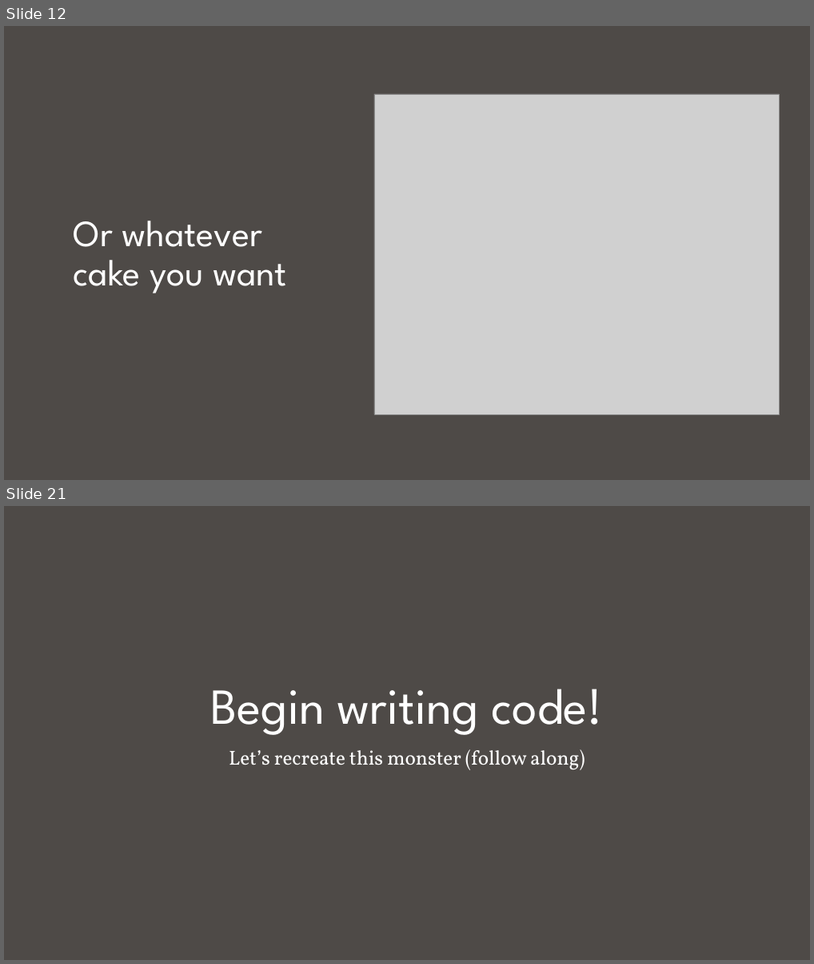
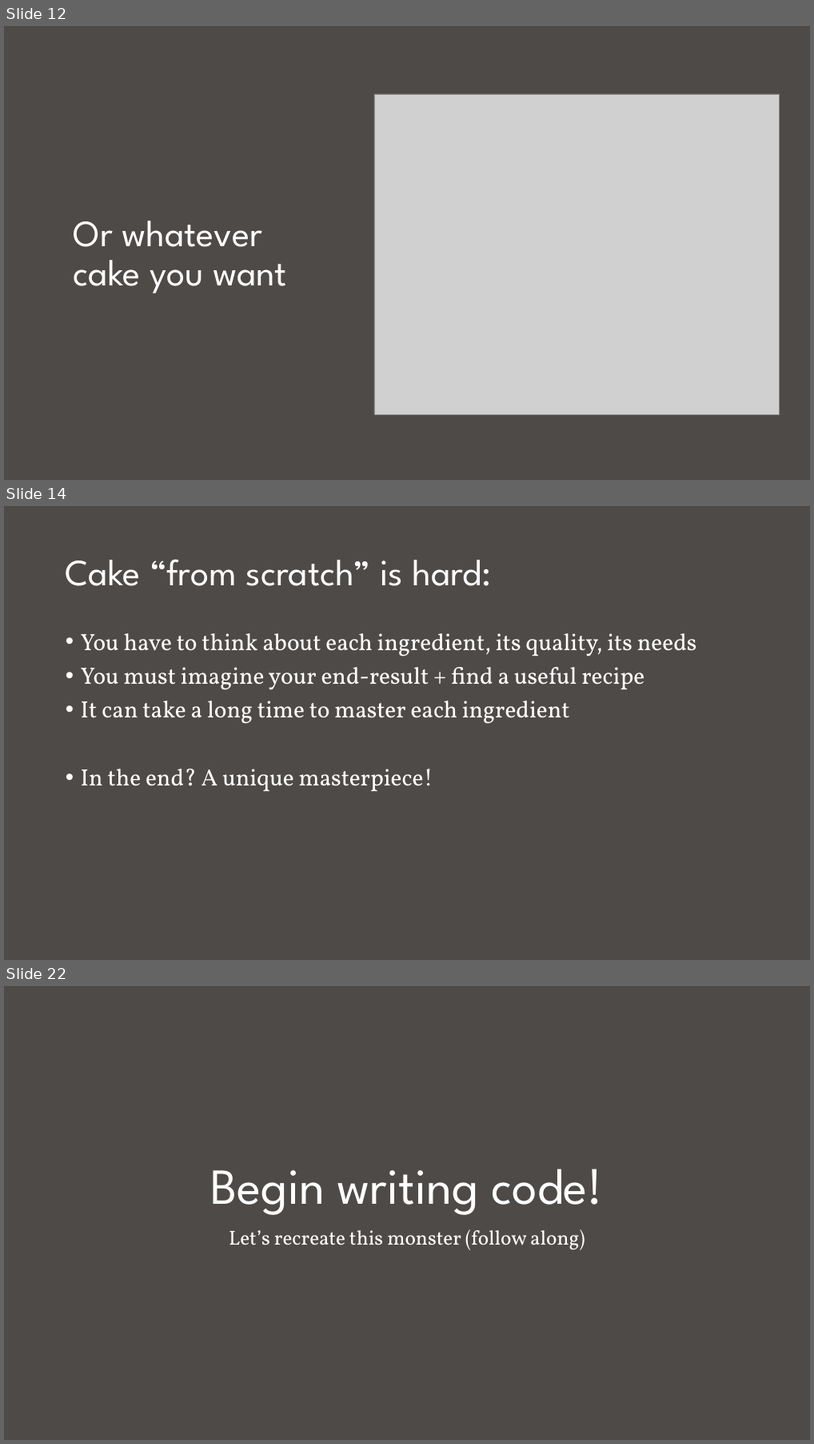
Before and after one commit to nuitrcs/Intro_to_d3_workshop, a slide deck: Introduction to D3.pptx. Shown one above the other, each under a label of ours: slides 12 and 21 before the commit, slides 12, 14 and 22 after it; the slides between them are not shown. The pictures are 814x964 and 814x1444 pixels, drawn with LibreOffice and Linux fonts; fonts in the diff are those of the drawing; grey boxes stand for pictures. Boxes give left, top, right and bottom in pixels: in the first picture for what was removed or moved away, otherwise in the second. Text is boxed around its words. In the diff, an @@ line names an element or a change of style, - is before the commit and + after.

```diff
--- a/Introduction to D3.pptx
+++ b/Introduction to D3.pptx
@@ slide 14 added at (x1=4, y1=506, x2=810, y2=960), background #4E4A47 @@
@@ title added at (x1=66, y1=559, x2=491, y2=586), 44 pt, text #FFFFFF @@
+Cake “from scratch” is hard:
@@ text added at (x1=81, y1=633, x2=698, y2=791), 28 pt, text #FFFFFF @@
+• You have to think about each ingredient, its quality, its needs
+• You must imagine your end-result + find a useful recipe
+• It can take a long time to master each ingredient
+• In the end? A unique masterpiece!
@@ what was slide 21 is now slide 22 @@
```
Also in this commit, not shown: 8 slides changed, 1 other slide added, 1 slide removed.
